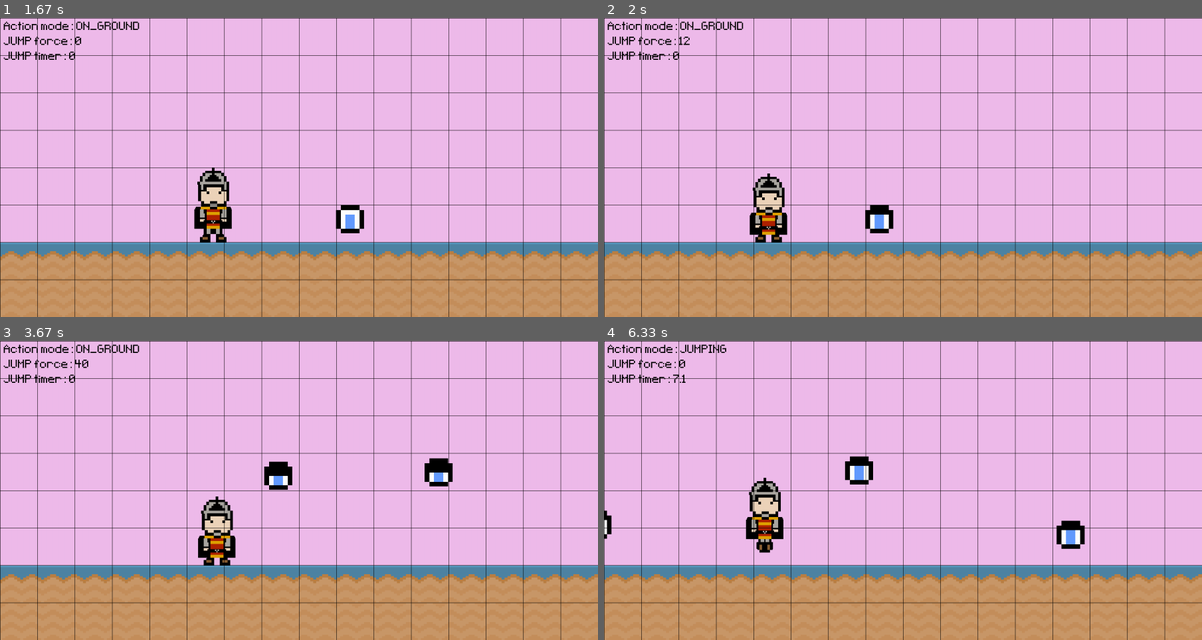
Above: before the commit, frames 1-4 (two rows, left to right).
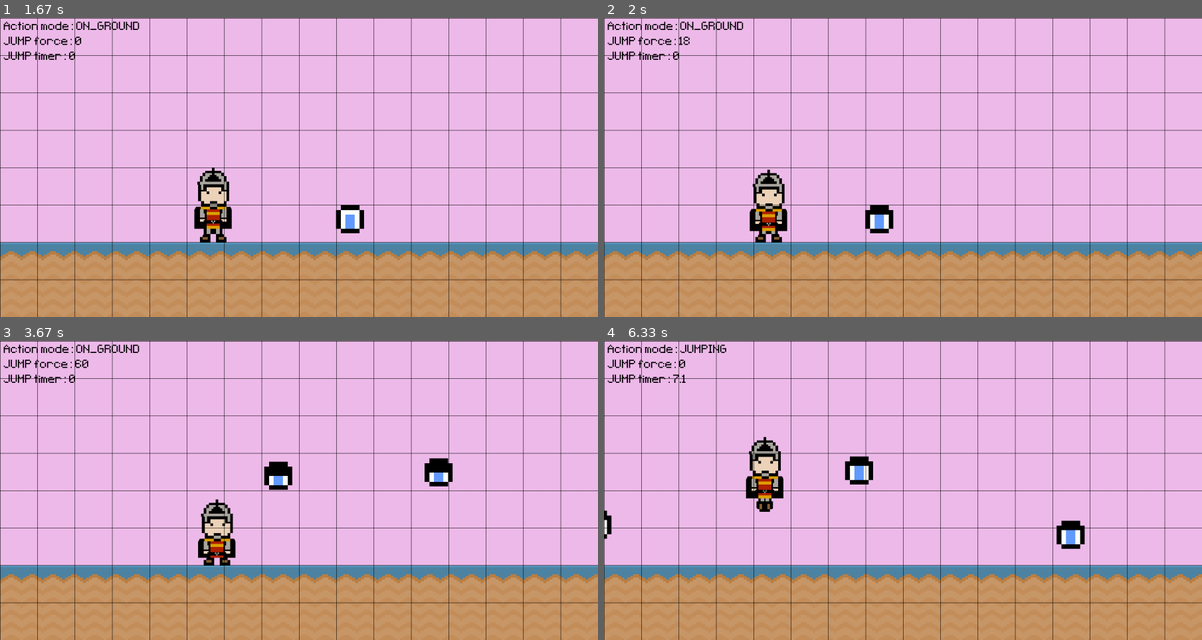
Above: after the commit, the same moments.

Repository: alo40/pygame_pininos
Game: pygame game, started from main_pininos.py
The game is run twice, just before and just after one commit, with the same random seed, the same clock (stepped at 60 frames per second) and the same inputs.
Inputs:
- Up to frame 1 (1.67 s): hold Right 0.33-0.8 s; hold Right 0.83-1.3 s; hold Left from 1.33 s (still down)
- Up to frame 2 (2 s): release Left at 1.87 s; hold Down from 1.9 s (still down)
- Up to frame 3 (3.67 s): release Down at 2.2 s; hold Left 2.23-2.63 s; hold Right 2.67-3.3 s; hold Down from 3.33 s (still down)
- Up to frame 4 (6.33 s): release Down at 3.7 s; hold Left 3.73-4.2 s; hold Right 4.23-4.7 s; hold Right 4.73-5.2 s; hold Left 5.23-5.77 s; hold Down 5.8-6.1 s; hold Left from 6.13 s (still down)

Frame 1 is identical in both runs. In frame 2, 0.7% of the frame differs, in the area x 13-31%, y 6-73%; in frame 3, 0.6%; in frame 4, 1.9%, in the area x 23-30%, y 32-71%.

Commit message:
added hero animation (crounching 4 stages)

Diff:
--- a/main_pininos.py
+++ b/main_pininos.py
@@ -35,8 +35,10 @@
 hero_frame2 = pg.image.load('graphics/soldier_simple_standing2.png').convert_alpha()  # standing
 hero_frame3 = pg.image.load('graphics/soldier_simple_jumping2.png').convert_alpha()  # crounching
 hero_frame4 = pg.image.load('graphics/soldier_simple_jumping3.png').convert_alpha()  # crounching
-hero_frame5 = pg.image.load('graphics/soldier_simple_jumping4.png').convert_alpha()  # jumping
-hero_frames = [hero_frame1, hero_frame2, hero_frame3, hero_frame4, hero_frame5]
+hero_frame5 = pg.image.load('graphics/soldier_simple_jumping4.png').convert_alpha()  # crounching
+hero_frame6 = pg.image.load('graphics/soldier_simple_jumping5.png').convert_alpha()  # crounching
+hero_frame7 = pg.image.load('graphics/soldier_simple_jumping6.png').convert_alpha()  # jumping
+hero_frames = [hero_frame1, hero_frame2, hero_frame3, hero_frame4, hero_frame5, hero_frame6, hero_frame7]
 hero_frame_index = 0
 hero_surf = hero_frames[hero_frame_index]
 hero_rect = hero_surf.get_rect(midbottom=(200, screen_height - ground_rect.height))
@@ -258,17 +260,20 @@
 
         # jump force
         if keys[pg.K_DOWN] and hero_action == action.ON_GROUND:
-            jump_force += 2  # force increase as long key held press
+            jump_force += 3  # force increase as long key held press
             if jump_force > 100:
                 jump_force = 100  # max jump force
 
             # crounching animation
-            if jump_force < 50:
+            if jump_force < 25:
                 hero_frame_index = 2
-                hero_surf = hero_frames[hero_frame_index]
-            else:
+            elif jump_force < 50:
                 hero_frame_index = 3
-                hero_surf = hero_frames[hero_frame_index]
+            elif jump_force < 75:
+                hero_frame_index = 4
+            elif jump_force < 100:
+                hero_frame_index = 5
+            hero_surf = hero_frames[hero_frame_index]
 
         elif not hero_action == action.JUMPING:
             jump_velocity = jump_force
@@ -291,7 +296,7 @@
             jump_timer += 0.5
 
             # jumping animation
-            hero_frame_index = 4
+            hero_frame_index = 6
             hero_surf = hero_frames[hero_frame_index]
 
         ## HERO ANIMATION: JUMP ########################################################
Binary file changed: graphics/soldier_simple_jumping2.png
Binary file changed: graphics/soldier_simple_jumping3.png
Binary file changed: graphics/soldier_simple_jumping4.png
Binary file added: graphics/soldier_simple_jumping5.png
Binary file added: graphics/soldier_simple_jumping6.png
Not shown, changed: graphics/soldier_simple_jumping.ase
